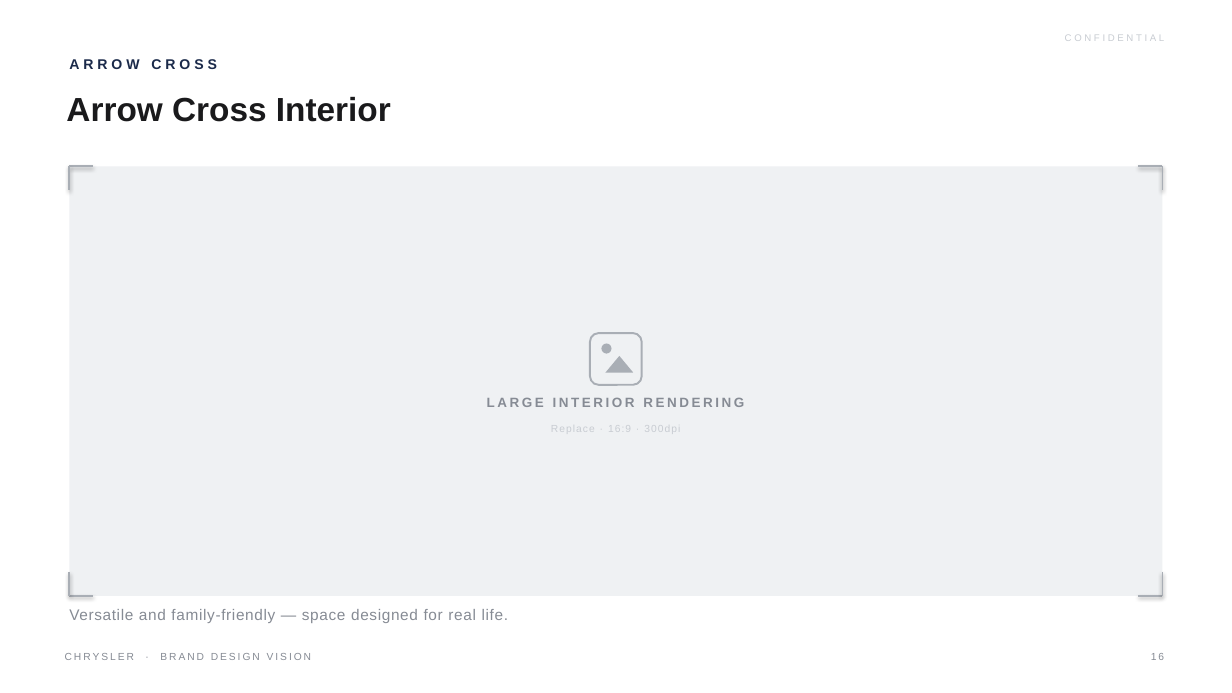
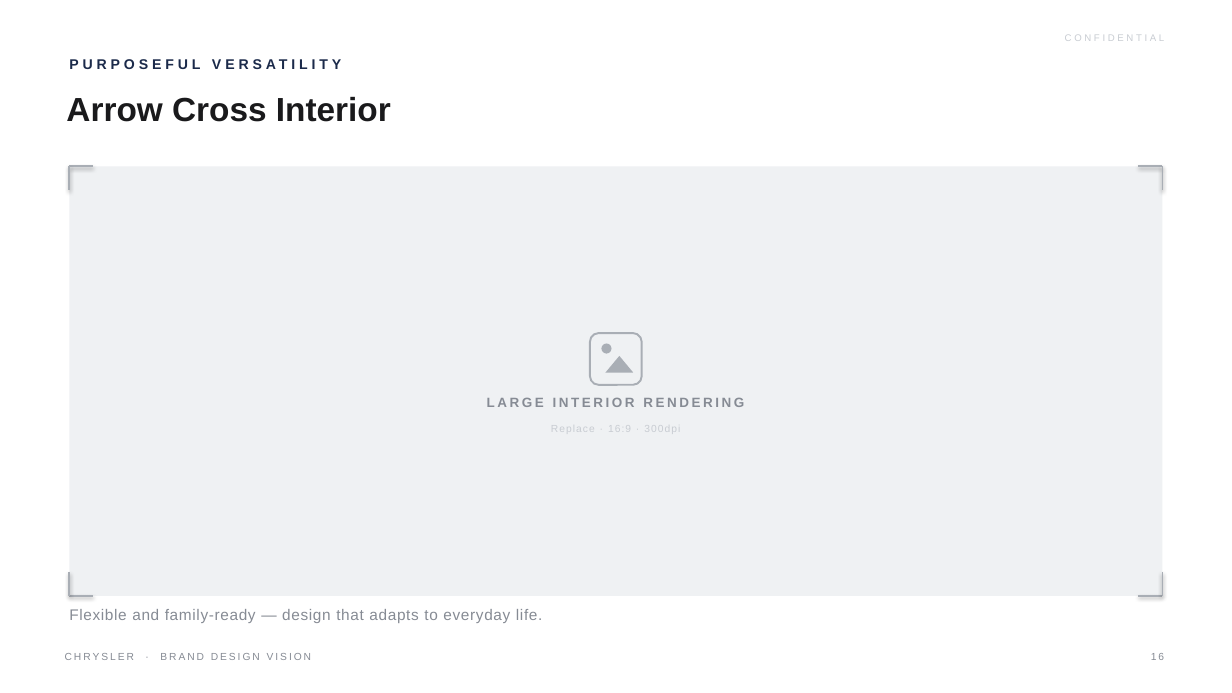
Before and after one commit to LG-Succe55/CLAUDE, a slide deck: slide 16 of Chrysler_Brand_Design_Vision.pptx. Drawn at 1232x693 pixels with LibreOffice and Linux fonts; fonts in the diff are those of the drawing. Boxes give left, top, right and bottom in pixels: in the first picture for what was removed or moved away, otherwise in the second. Text is boxed around its words. In the diff, an @@ line names an element or a change of style, - is before the commit and + after.

```diff
--- a/Chrysler_Brand_Design_Vision.pptx
+++ b/Chrysler_Brand_Design_Vision.pptx
@@ text at [69, 59, 217, 69]: text changed @@
-ARROW CROSS
+PURPOSEFUL VERSATILITY
@@ text at [69, 609, 542, 623]: text changed @@
-Versatile and family-friendly — space designed for real life.
+Flexible and family-ready — design that adapts to everyday life.
```
Also in this commit, not shown: 16 other slides changed, 1 other file.
